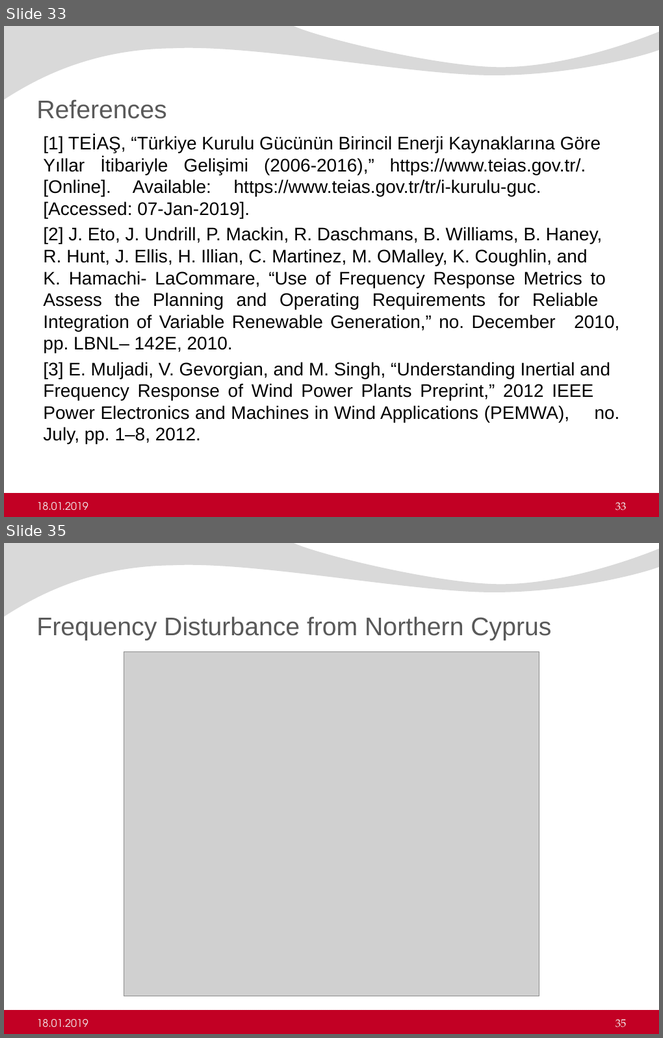
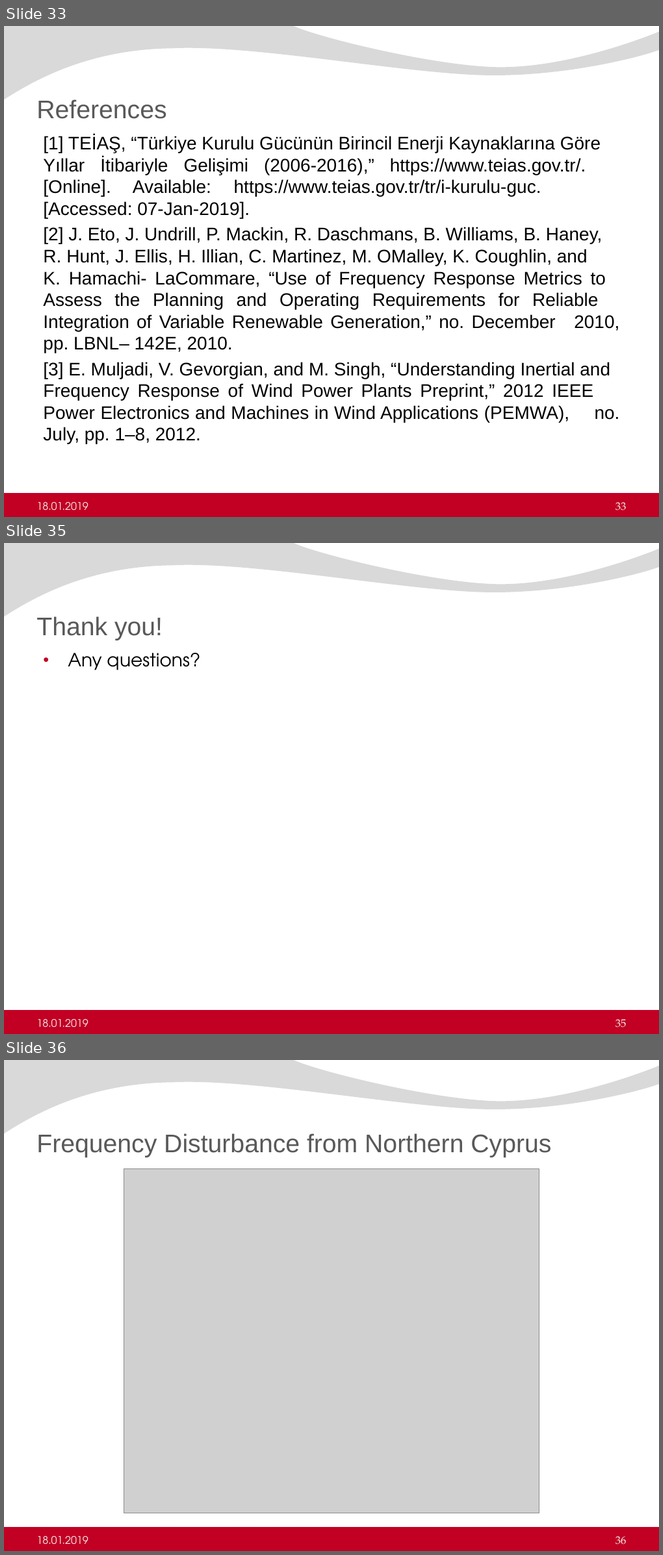
Before and after one commit to ErencanDuymaz/Research, a slide deck: Thesis/Thesis Defence/Erencan_Duymaz_thesis_defence.pptx. Shown one above the other, each under a label of ours: slides 33 and 35 before the commit, slides 33, 35 and 36 after it; the slides between them are not shown. The pictures are 663x1038 and 663x1555 pixels, drawn with LibreOffice and Linux fonts; fonts in the diff are those of the drawing; grey boxes stand for pictures; background and template pictures are left out. Boxes give left, top, right and bottom in pixels: in the first picture for what was removed or moved away, otherwise in the second. Text is boxed around its words. In the diff, an @@ line names an element or a change of style, - is before the commit and + after.

```diff
--- a/Thesis/Thesis Defence/Erencan_Duymaz_thesis_defence.pptx
+++ b/Thesis/Thesis Defence/Erencan_Duymaz_thesis_defence.pptx
@@ slide 35 added at box(4, 543, 659, 1034), background #FFFFFF; not listed: 2 template elements that a slide beside it also shows @@
@@ title added at box(36, 616, 163, 641), 28 pt, text #595959 @@
+Thank you!
@@ text added at box(68, 653, 200, 670), 20 pt, text #000000 @@
+• Any questions?
@@ text added at box(36, 1019, 88, 1027), 11.5 pt, text #F2F2F2 @@
+18.01.2019
@@ page number added at box(616, 1019, 627, 1028), 12 pt, text #F2F2F2 @@
+35
@@ what was slide 35 is now slide 36 @@
@@ page number at box(616, 1536, 627, 1545): text changed @@
-35
+36
```
Also in this commit, not shown: 15 slides changed, 2 other files.
